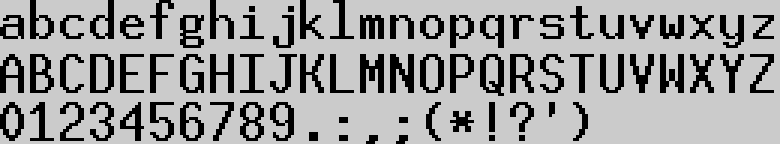
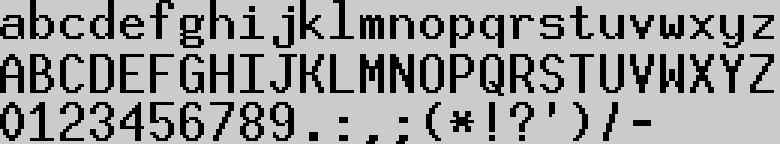
Layered file, before and after one edit (780 x 144). Changes by layer:
painted on "Screenshot from 2023-03-19 11-49-56.png" over [603, 102, 651, 141]
